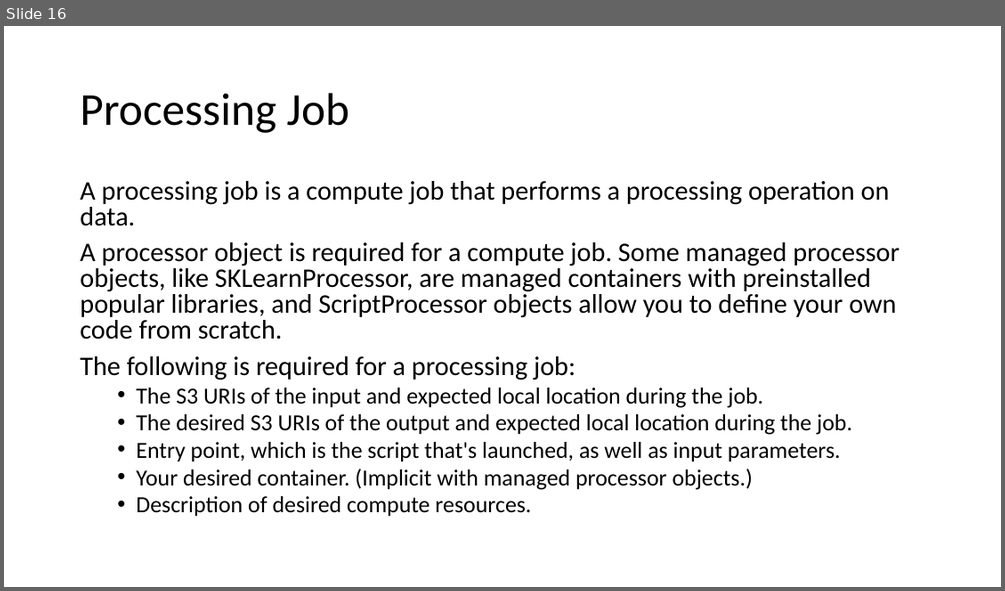
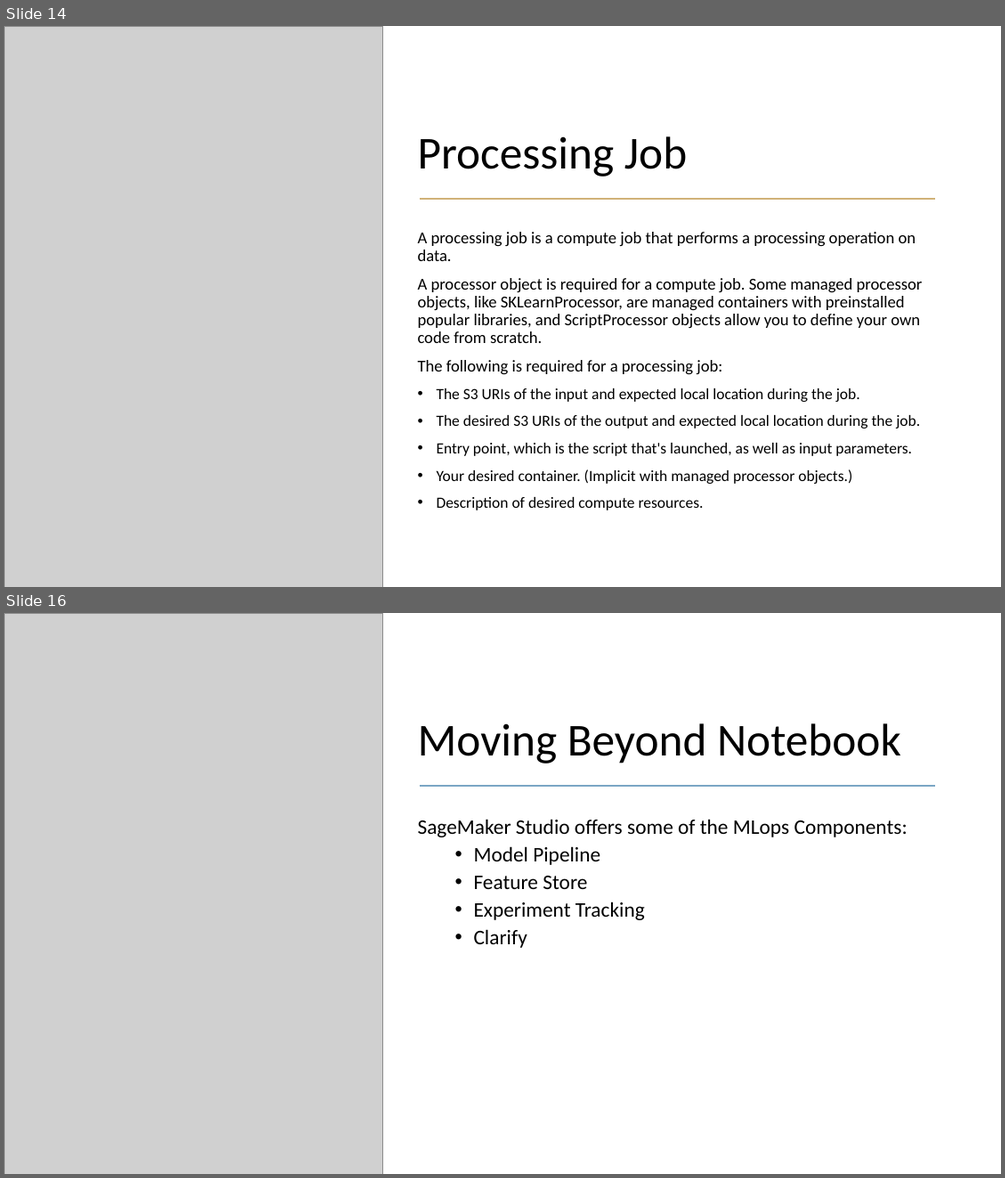
Before and after one commit to shaunkhoo/cloud-foundations, a slide deck: session9/cloud-foundations-sagemaker.pptx. Shown one above the other, each under a label of ours: slide 16 before the commit, slides 14 and 16 after it; the slides between them are not shown. The pictures are 1005x591 and 1005x1178 pixels, drawn with LibreOffice and Linux fonts; fonts in the diff are those of the drawing; grey boxes stand for pictures. Boxes give left, top, right and bottom in pixels: in the first picture for what was removed or moved away, otherwise in the second. Text is boxed around its words. In the diff, an @@ line names an element or a change of style, - is before the commit and + after.

Commit message:
Upload data

```diff
--- a/session9/cloud-foundations-sagemaker.pptx
+++ b/session9/cloud-foundations-sagemaker.pptx
@@ slide 16 added at (x1=4, y1=613, x2=1001, y2=1174), background #FFFFFF @@
@@ picture added at (x1=4, y1=613, x2=383, y2=1174) @@
@@ title added at (x1=418, y1=723, x2=901, y2=763), 44 pt, text #000000 @@
+Moving Beyond Notebook
@@ line added from (420, 786) to (936, 786), #7AA6C4 1.5 pt @@
@@ text added at (x1=418, y1=819, x2=907, y2=948), 20 pt, text #000000 @@
+SageMaker Studio offers some of the MLops Components:
+  • Model Pipeline
+  • Feature Store
+  • Experiment Tracking
+  • Clarify
@@ what was slide 16 is now slide 14 @@
@@ slide 14 changed as well @@
@@ picture added at (x1=4, y1=26, x2=383, y2=587) @@
@@ title "Processing Job" moved from (x1=80, y1=93, x2=349, y2=133) to (x1=418, y1=136, x2=687, y2=176) @@
@@ title "Processing Job" at (x1=418, y1=136, x2=687, y2=176): vertical alignment middle to bottom @@
@@ line added from (420, 199) to (936, 199), #D0B278 1.5 pt @@
@@ text "A processing job is a ..." moved from (x1=80, y1=181, x2=899, y2=516) to (x1=418, y1=232, x2=922, y2=510) @@
@@ text "A processing job is a ..." at (x1=418, y1=232, x2=922, y2=510): size 25.9 to 16 pt in "A processing job is a compute job ...", "A processor object is required for a ...", "The following is required for a processing ..."; size 22.2 to 15 pt in "The S3 URIs of the input and ...", "The desired S3 URIs of the output ...", "Entry point, which is the script that's ...", "Your desired container. (Implicit with managed processor ..." and 1 more places; line spacing 0.8 to 0.9; list level 2 to 1 in "The S3 URIs of the ..."; list level 2 to 1 in "The desired S3 URIs of ..."; list level 2 to 1 in "Entry point, which is the ..."; list level 2 to 1 in "Your desired container. (Implicit with ..."; list level 2 to 1 in "Description of desired compute resources." @@
```
Also in this commit, not shown: 12 other slides changed, 2 other slides added, 4 slides removed, 3 other files.
